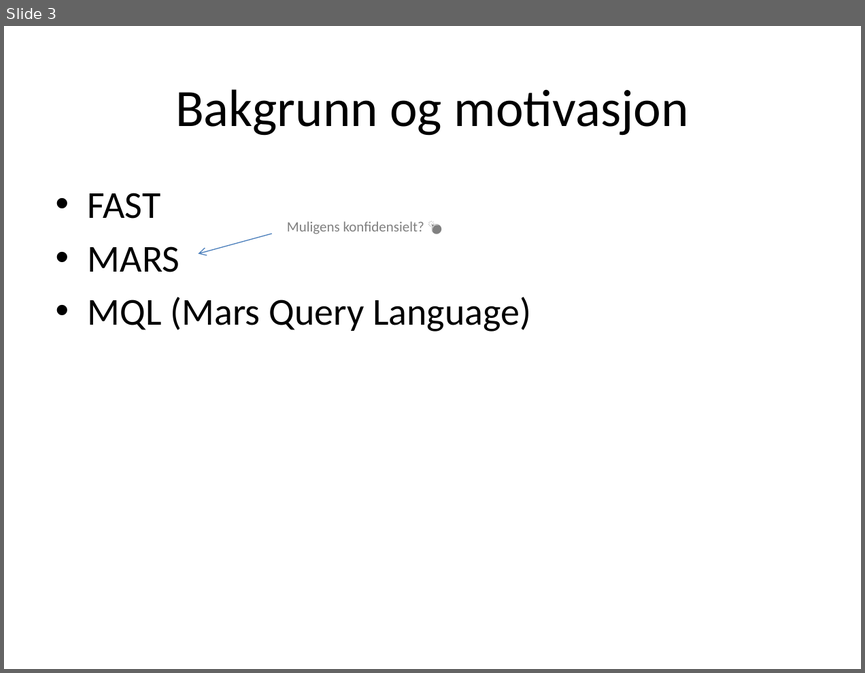
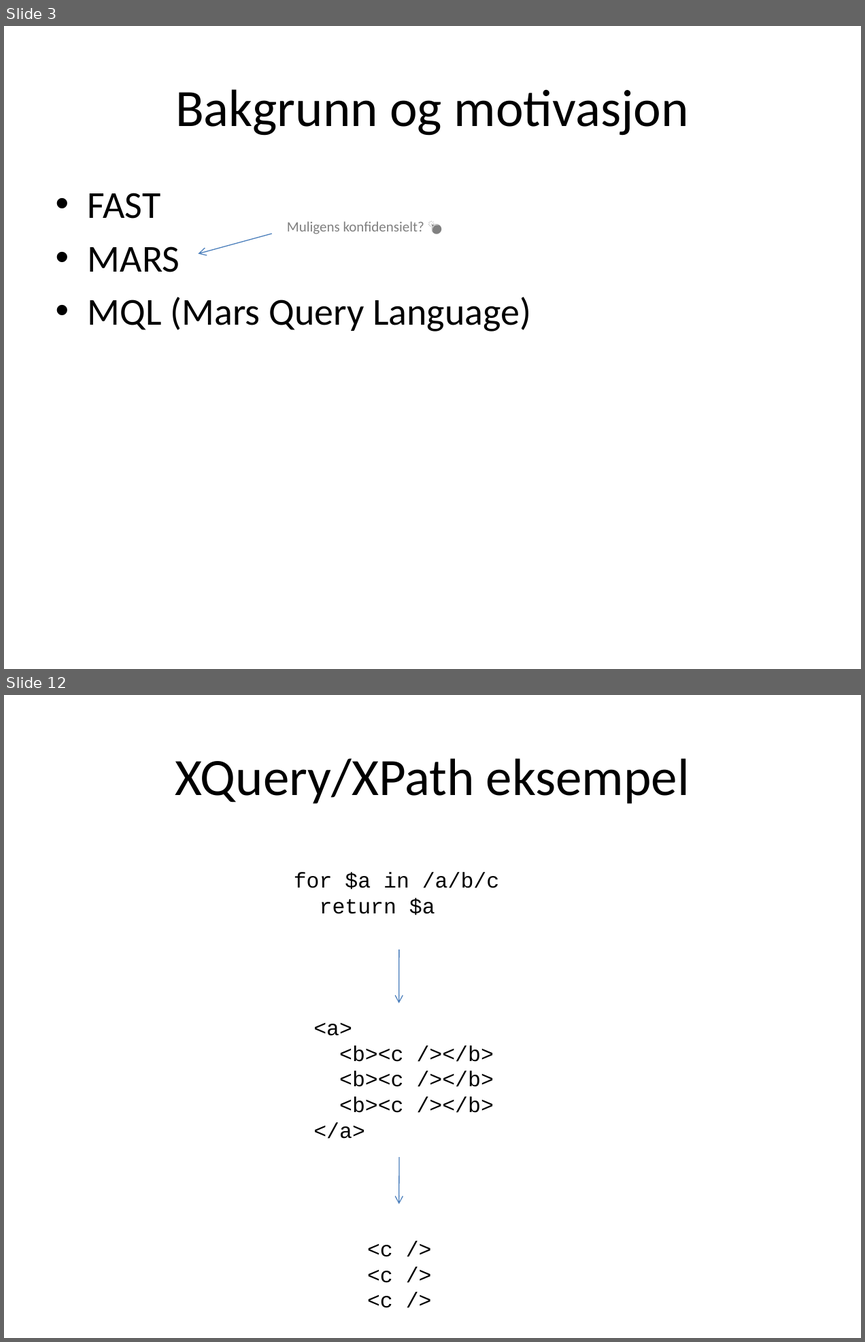
Before and after one commit to andrerav/xqft-parser, a slide deck: XQuery og relasjonell algebra.pptx. Shown one above the other, each under a label of ours: slide 3 before the commit, slides 3 and 12 after it; the slides between them are not shown. The pictures are 865x673 and 865x1342 pixels, drawn with LibreOffice and Linux fonts; fonts in the diff are those of the drawing. Boxes give left, top, right and bottom in pixels: in the first picture for what was removed or moved away, otherwise in the second. Text is boxed around its words. In the diff, an @@ line names an element or a change of style, - is before the commit and + after.

```diff
--- a/XQuery og relasjonell algebra.pptx
+++ b/XQuery og relasjonell algebra.pptx
@@ slide 12 added at (x1=4, y1=695, x2=861, y2=1338), background #FFFFFF @@
@@ title added at (x1=175, y1=758, x2=689, y2=804), 44 pt, text #000000 @@
+XQuery/XPath eksempel
@@ text added at (x1=294, y1=872, x2=499, y2=915), 18 pt, text #000000 @@
+for $a in /a/b/c
+return $a
@@ arrow added from (399, 949) to (399, 1002), #4B7EBC 0.75 pt @@
@@ text added at (x1=313, y1=1023, x2=494, y2=1138), 18 pt, text #000000 @@
+<a>
+<b><c /></b>
+<b><c /></b>
+<b><c /></b>
+</a>
@@ arrow added from (399, 1157) to (399, 1204), #4B7EBC 0.75 pt @@
@@ text added at (x1=367, y1=1244, x2=393, y2=1308), 18 pt, text #000000 @@
+<c />
+<c />
+<c />
```
Also in this commit, not shown: 6 slides changed, 21 other slides added.
